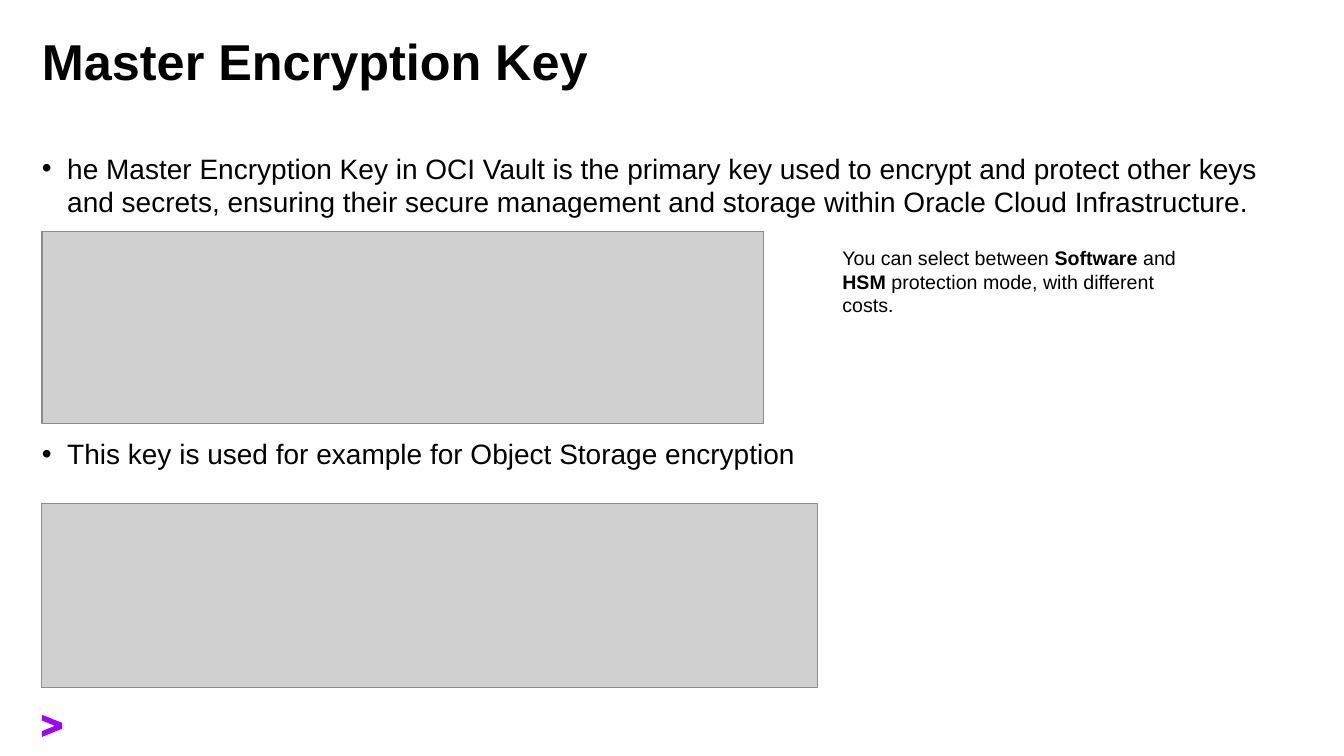
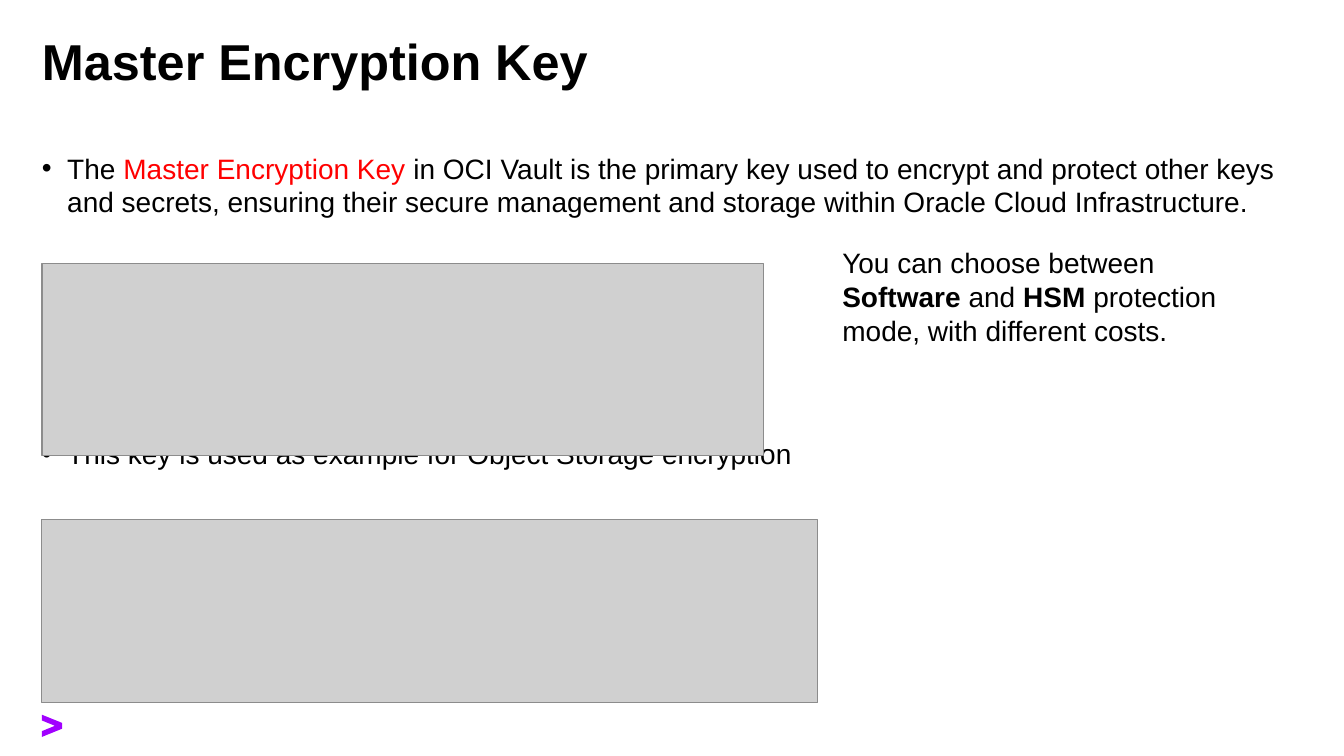
Before and after one commit to oehrlis/oci-sec-ws, a slide deck: slide 9 of ppt/04_Others.pptx (slide 7 before the commit). Drawn at 1344x756 pixels with LibreOffice and Linux fonts; fonts in the diff are those of the drawing; grey boxes stand for pictures. Boxes give left, top, right and bottom in pixels: in the first picture for what was removed or moved away, otherwise in the second. Text is boxed around its words. In the diff, an @@ line names an element or a change of style, - is before the commit and + after.

```diff
--- a/ppt/04_Others.pptx
+++ b/ppt/04_Others.pptx
@@ text at bbox=[67, 158, 1274, 470]: text changed @@
-• he Master Encryption Key in OCI Vault is the primary key used to encrypt and protect other keys and secrets, ensuring their secure management and storage within Oracle Cloud Infrastructure.
-• This key is used for example for Object Storage encryption
+• The Master Encryption Key in OCI Vault is the primary key used to encrypt and protect other keys and secrets, ensuring their secure management and storage within Oracle Cloud Infrastructure.
+• This key is used as example for Object Storage encryption
@@ picture: place and size @@
-picture at bbox=[42, 232, 764, 424]
+picture at bbox=[42, 263, 764, 456]
@@ text at bbox=[842, 252, 1216, 345]: text changed; size 14 to 20 pt @@
-You can select between Software and HSM protection mode, with different costs.
+You can choose between Software and HSM protection mode, with different costs.
@@ picture: place and size @@
-picture at bbox=[42, 504, 819, 688]
+picture at bbox=[42, 520, 819, 704]
```
Also in this commit, not shown: 3 other slides changed, 3 slides added, 11 other files.
